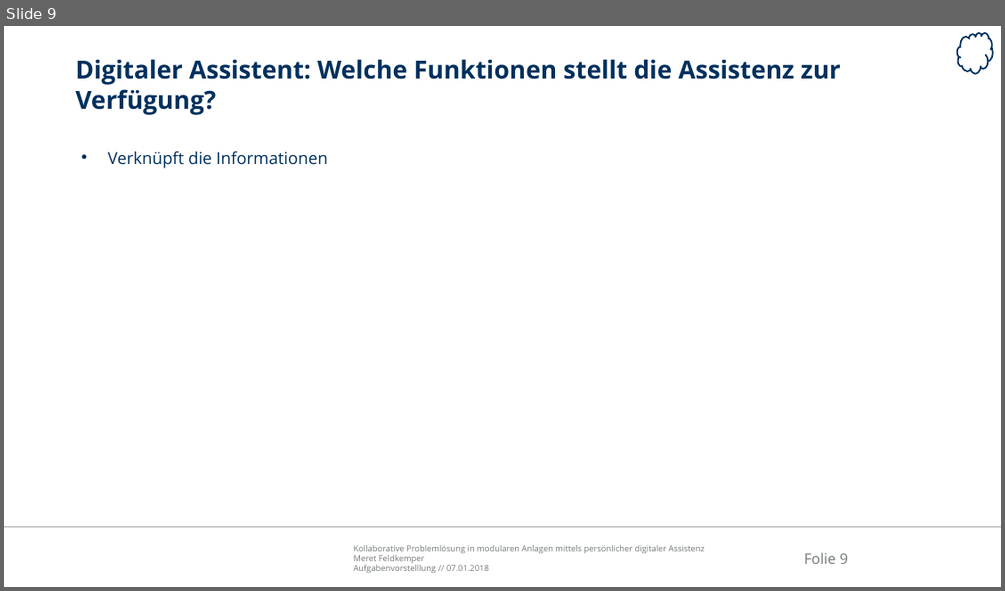
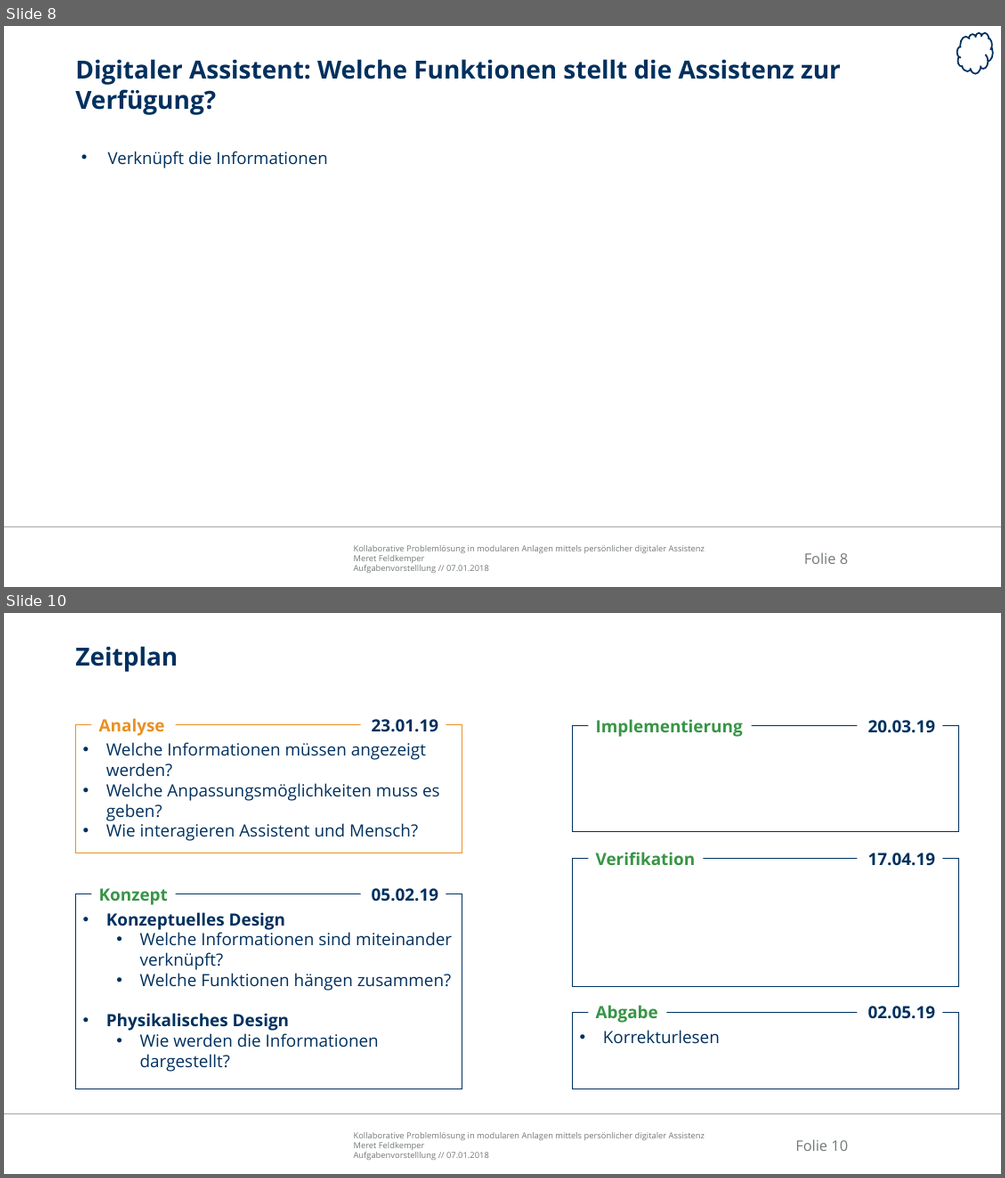
Before and after one commit to Ral3007/Diplomarbeit, a slide deck: Dokumente/Präsentationen/2019-01-07_DA_Feldkemper_Aufgabenvorstellung.pptx. Shown one above the other, each under a label of ours: slide 9 before the commit, slides 8 and 10 after it; the slides between them are not shown. The pictures are 1005x591 and 1005x1178 pixels, drawn with LibreOffice and Linux fonts; fonts in the diff are those of the drawing; background and template pictures are left out. Boxes give left, top, right and bottom in pixels: in the first picture for what was removed or moved away, otherwise in the second. Text is boxed around its words. In the diff, an @@ line names an element or a change of style, - is before the commit and + after.

```diff
--- a/Dokumente/Präsentationen/2019-01-07_DA_Feldkemper_Aufgabenvorstellung.pptx
+++ b/Dokumente/Präsentationen/2019-01-07_DA_Feldkemper_Aufgabenvorstellung.pptx
@@ slide 10 added at bbox=[4, 613, 1001, 1174], background #FFFFFF; not listed: 3 template elements that a slide beside it also shows @@
@@ title added at bbox=[75, 646, 178, 672], 24 pt, text #00305E, bold @@
+Zeitplan
@@ text added at bbox=[99, 718, 165, 736], 16.2 pt, text #E89124, bold @@
+Analyse
@@ text added at bbox=[372, 719, 438, 732], 16.2 pt, text #00305E, bold @@
+23.01.19
@@ text added at bbox=[596, 719, 743, 737], 16.2 pt, text #379545, bold @@
+Implementierung
@@ rectangle added at bbox=[76, 724, 462, 852], fill #FFFFFF, outline #E89124 1 pt, 16.2 pt, text #00305E @@
+• Welche Informationen müssen angezeigt werden?
+• Welche Anpassungsmöglichkeiten muss es geben?
+• Wie interagieren Assistent und Mensch?
@@ rectangle added at bbox=[573, 726, 959, 831], fill #FFFFFF, outline #00305E 1 pt @@
@@ text added at bbox=[868, 720, 935, 733], 16.2 pt, text #00305E, bold @@
+20.03.19
@@ text added at bbox=[596, 852, 696, 865], 16.2 pt, text #379545, bold @@
+Verifikation
@@ text added at bbox=[868, 852, 935, 866], 16.2 pt, text #00305E, bold @@
+17.04.19
@@ rectangle added at bbox=[573, 859, 959, 986], fill #FFFFFF, outline #00305E 1 pt @@
@@ rectangle added at bbox=[76, 894, 462, 1089], fill #FFFFFF, outline #00305E 1 pt, 16.2 pt, text #00305E @@
+• Konzeptuelles Design
+  • Welche Informationen sind miteinander verknüpft?
+  • Welche Funktionen hängen zusammen?
+• Physikalisches Design
+  • Wie werden die Informationen dargestellt?
@@ text added at bbox=[99, 888, 168, 905], 16.2 pt, text #379545, bold @@
+Konzept
@@ text added at bbox=[372, 888, 438, 901], 16.2 pt, text #00305E, bold @@
+05.02.19
@@ rectangle added at bbox=[573, 1013, 959, 1089], fill #FFFFFF, outline #00305E 1 pt, 16.2 pt, text #00305E @@
+• Korrekturlesen
@@ text added at bbox=[596, 1005, 658, 1022], 16.2 pt, text #379545, bold @@
+Abgabe
@@ text added at bbox=[868, 1005, 935, 1019], 16.2 pt, text #00305E, bold @@
+02.05.19
@@ what was slide 9 is now slide 8 @@
@@ page number at bbox=[804, 552, 848, 564]: text changed @@
-Folie 9
+Folie 8
```
Also in this commit, not shown: 5 slides changed, 1 other slide added, 2 slides removed, 24 other files.
